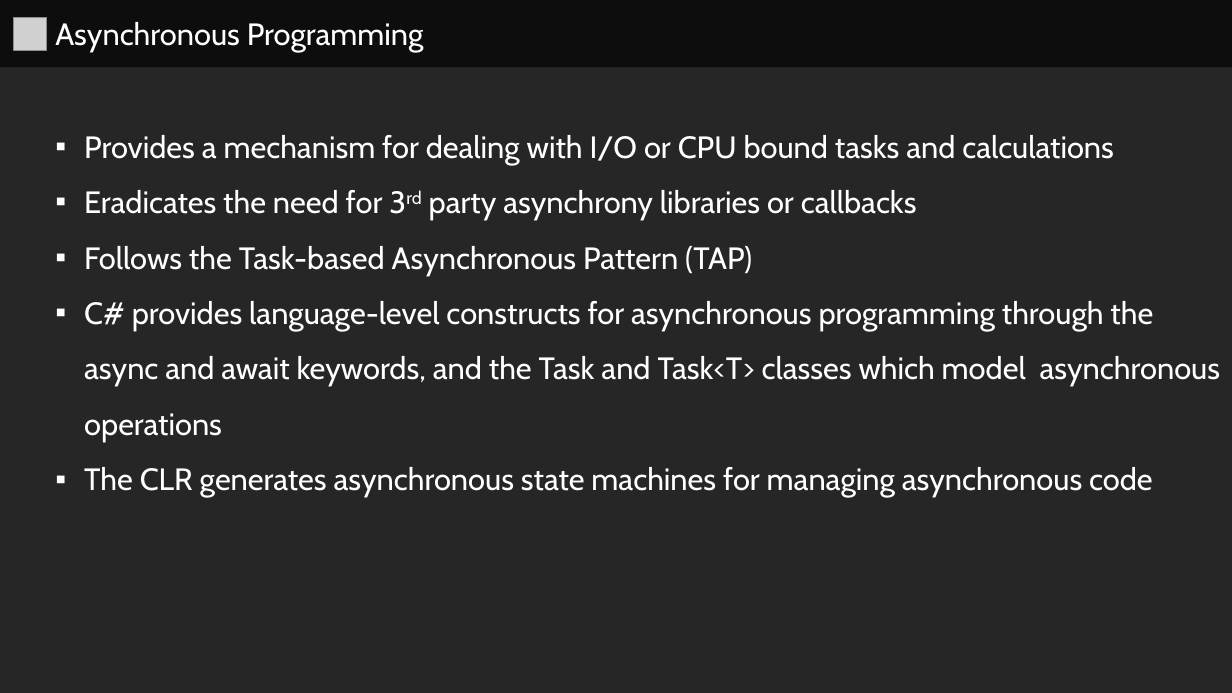
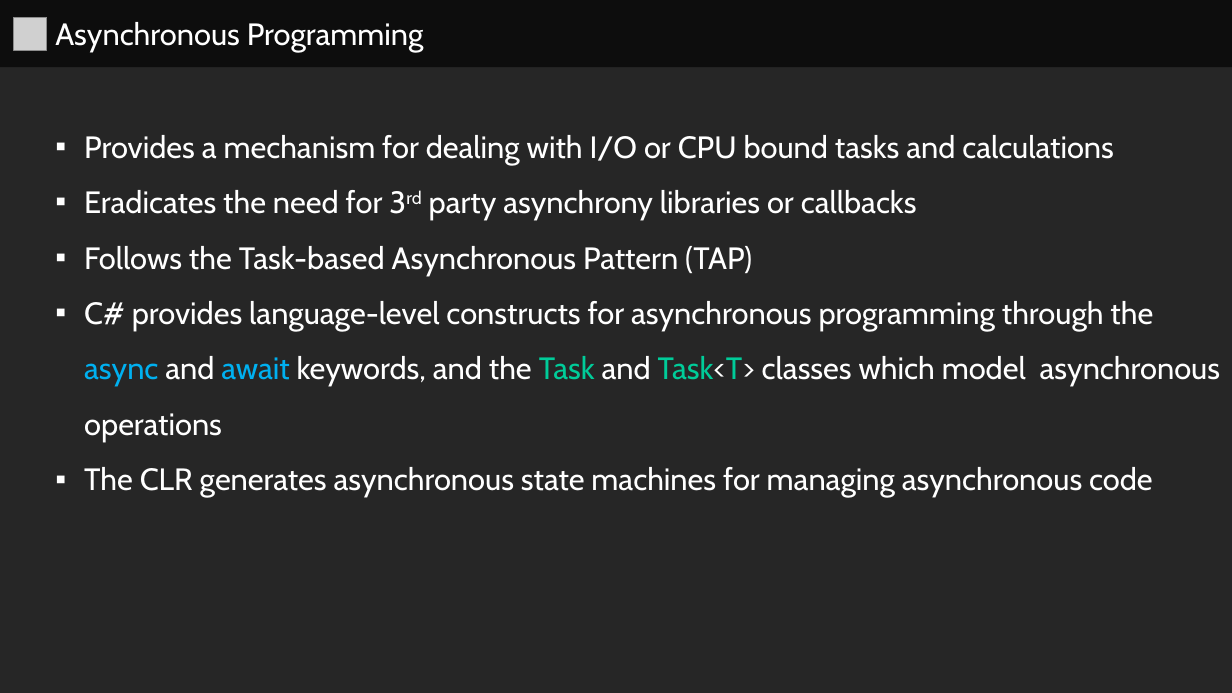
Before and after one commit to series0ne/DotNetFundamentalsWithCSharp, a slide deck: slide 3 of Lesson 7/Lesson 7.pptx. Drawn at 1232x693 pixels with LibreOffice and Linux fonts; fonts in the diff are those of the drawing; grey boxes stand for pictures. Boxes give left, top, right and bottom in pixels: in the first picture for what was removed or moved away, otherwise in the second. Text is boxed around its words. In the diff, an @@ line names an element or a change of style, - is before the commit and + after.

```diff
--- a/Lesson 7/Lesson 7.pptx
+++ b/Lesson 7/Lesson 7.pptx
@@ text in rectangle at [84, 301, 1220, 442]: text colour #FFFFFF to #00B0F0 in "async await"; text colour #FFFFFF to #00CC99 in "Task Task<T>" @@
```
Also in this commit, not shown: 4 other slides changed, 12 slides removed, 5 other files.
